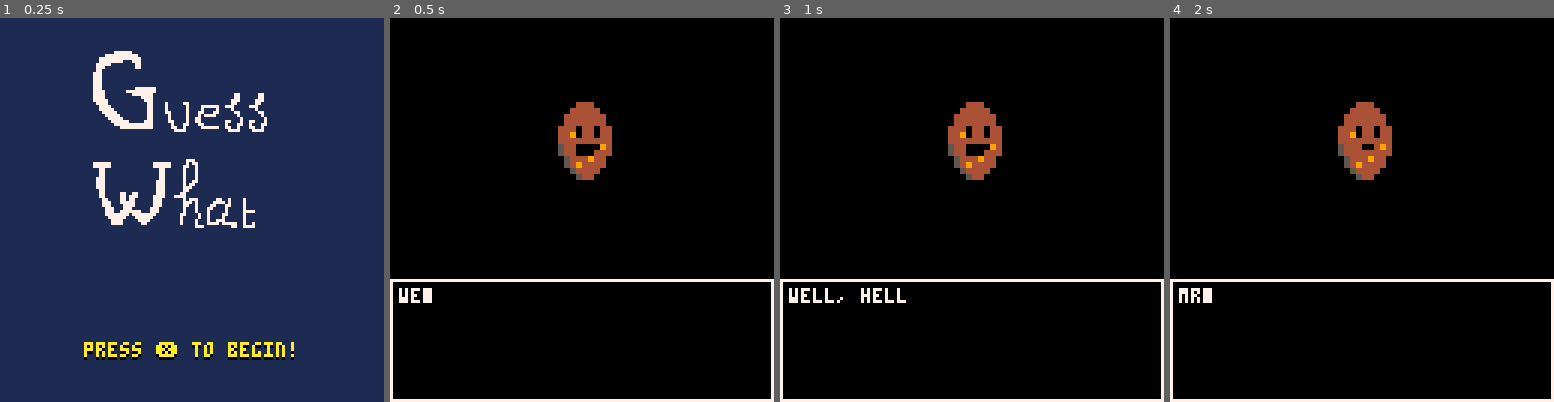
Above: before the commit, frames 1-4 (left to right).
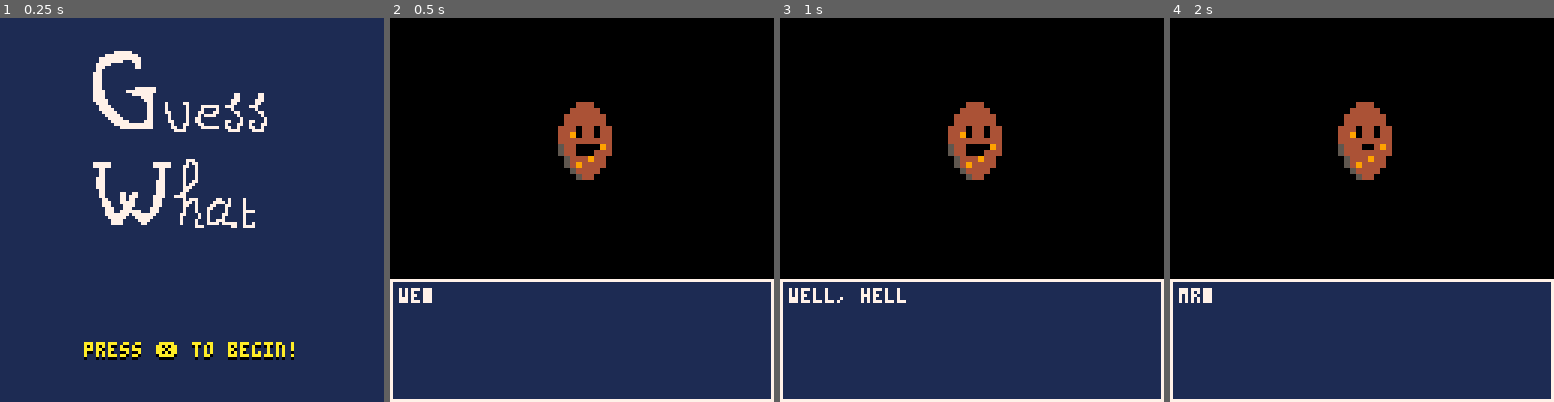
Above: after the commit, the same moments.

Repository: akatopo/pico-8-workspace
Game: PICO-8 cartridge carts/potato2/potato.p8
The game is run twice, just before and just after one commit, with the same random seed, the same clock (stepped at 60 frames per second) and the same inputs.
Inputs:
- Up to frame 1 (0.25 s): no input
- Up to frame 2 (0.5 s): tap X (X key) at 0.33 s
- Up to frame 3 (1 s): tap O (Z key) at 0.7 s
- Up to frame 4 (2 s): tap X (X key) at 1.07, 1.85 s; hold Right from 1.6 s (still down); tap O (Z key) at 1.7 s

Frame 1 is identical in both runs. In frame 2, 30% of the frame differs, in the area x 0-100%, y 68-100%; in frame 3, 30%; in frame 4, 30%.

Commit message:
add blue bg and white frame to text box

Diff:
--- a/carts/potato2/text.lua
+++ b/carts/potato2/text.lua
@@ -17,7 +17,8 @@
   local draw_text = import("draw_text").from("animation")
 
   -- 1px border size, 42px text box height, 128 px width
-  local text_box_coords = {0, 127, 127, 128 - text_box.height + 1}
+  local text_box_coords = {1, 126, 126, 128 - text_box.height + 2}
+  local text_frame_coords = {0, 127, 127, 128 - text_box.height + 1}
 
   local function c_text_print(s, text_index, dispatch)
     return cocreate(function(params)
@@ -65,11 +66,11 @@
     return cocreate(function()
       local args = assign({}, text_box_coords)
       local args2 = assign({}, text_frame_coords)
-      add(args, colors.white)
+      add(args, colors["dark-blue"])
       add(args2, colors.white)
       while (true) do
-        rect(unpack(args))
-        -- rect(unpack(args2))
+        rect(unpack(args2))
+        rectfill(unpack(args))
         yield()
       end
     end)
